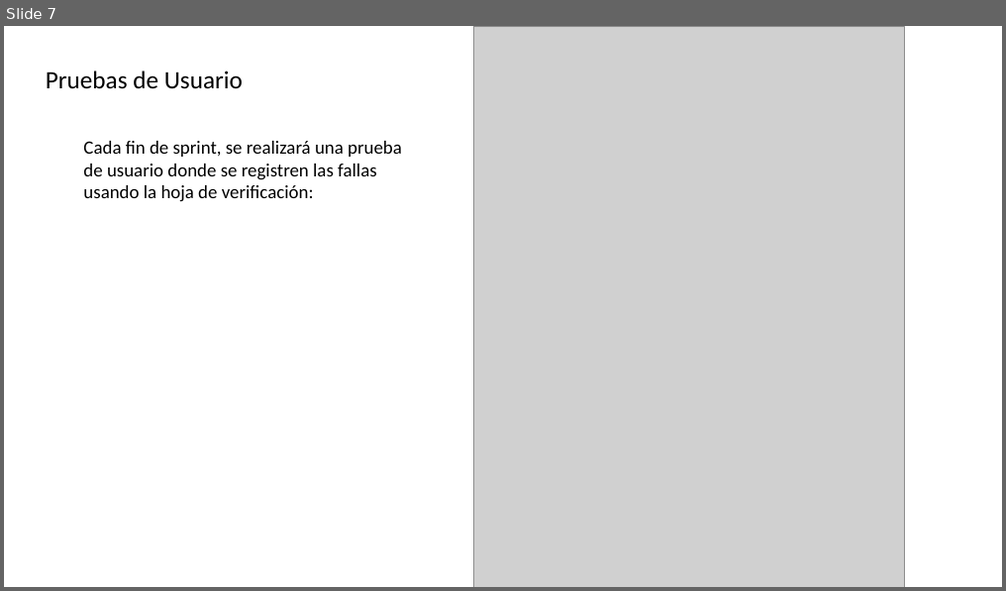
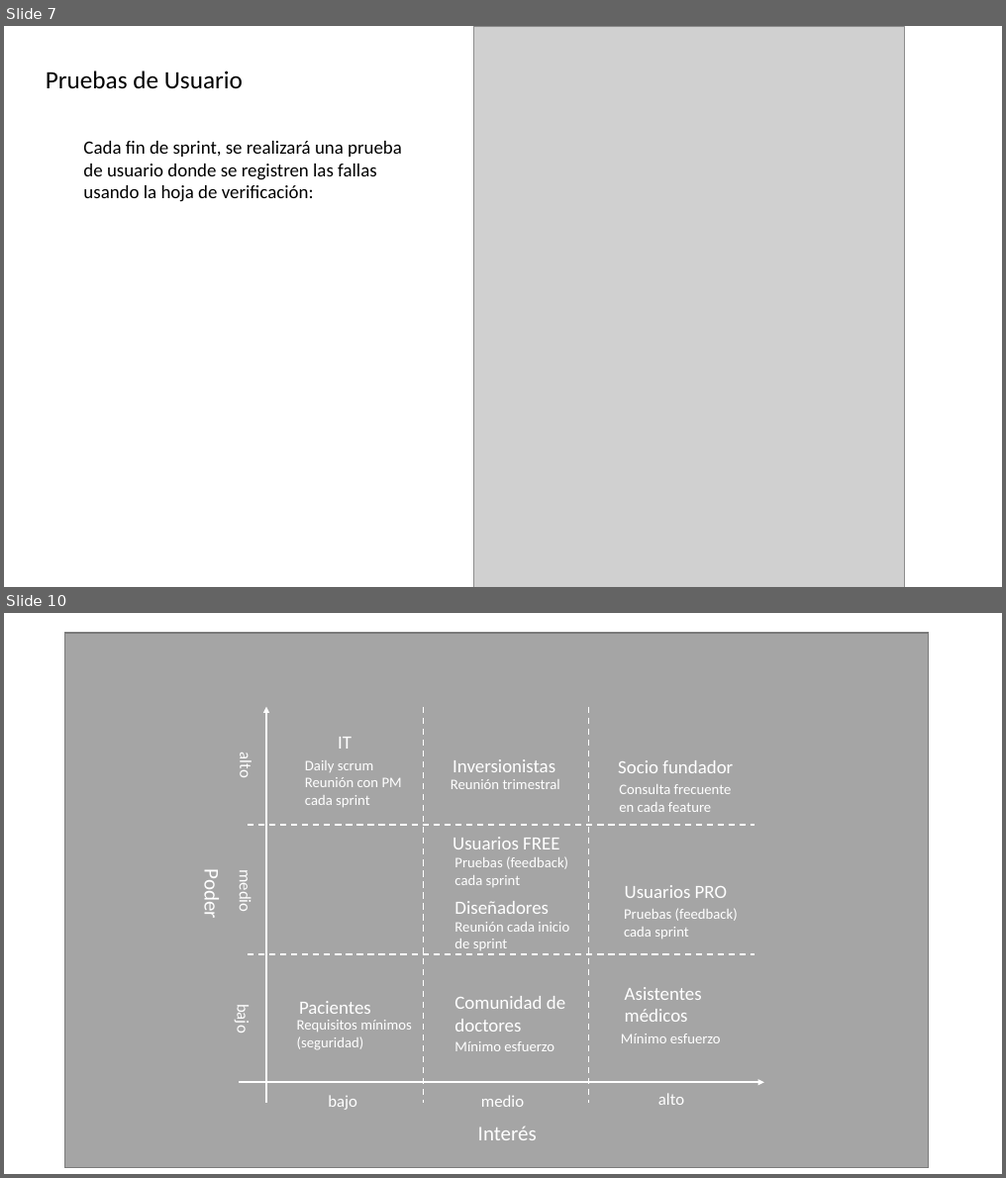
Before and after one commit to the-other-mariana/pm, a slide deck: PM1/project-planning/week6/ideas.pptx. Shown one above the other, each under a label of ours: slide 7 before the commit, slides 7 and 10 after it; the slides between them are not shown. The pictures are 1006x591 and 1006x1178 pixels, drawn with LibreOffice and Linux fonts; fonts in the diff are those of the drawing; grey boxes stand for pictures. Boxes give left, top, right and bottom in pixels: in the first picture for what was removed or moved away, otherwise in the second. Text is boxed around its words. In the diff, an @@ line names an element or a change of style, - is before the commit and + after.

```diff
--- a/PM1/project-planning/week6/ideas.pptx
+++ b/PM1/project-planning/week6/ideas.pptx
@@ slide 10 added at (x1=4, y1=613, x2=1002, y2=1174), background #FFFFFF @@
@@ rectangle added at (x1=65, y1=633, x2=929, y2=1167), fill #A5A5A5, outline #7A7A7A 1 pt @@
@@ group added at (x1=199, y1=707, x2=764, y2=1141): 26 texts, 4 lines, 2 arrows @@
+Poder
+Interés
+Socio fundador
+Usuarios PRO
+Usuarios FREE
+Comunidad de doctores
+Inversionistas
+Asistentes médicos
+IT
+Diseñadores
+Pacientes
+Consulta frecuente en cada feature
+Pruebas (feedback) cada sprint
+Pruebas (feedback) cada sprint
+Reunión cada inicio de sprint
+Daily scrum
+Reunión con PM cada sprint
+Reunión trimestral
+Mínimo esfuerzo
+Mínimo esfuerzo
+Requisitos mínimos (seguridad)
+bajo
+medio
+alto
+bajo
+medio
+alto
```
Also in this commit, not shown: 1 slide changed, 2 other slides added, 2 other files.
